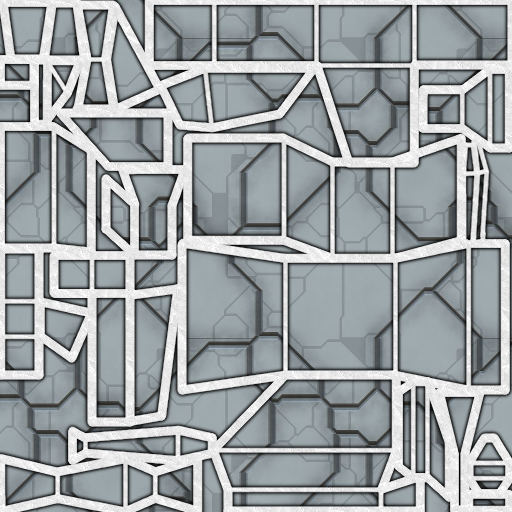
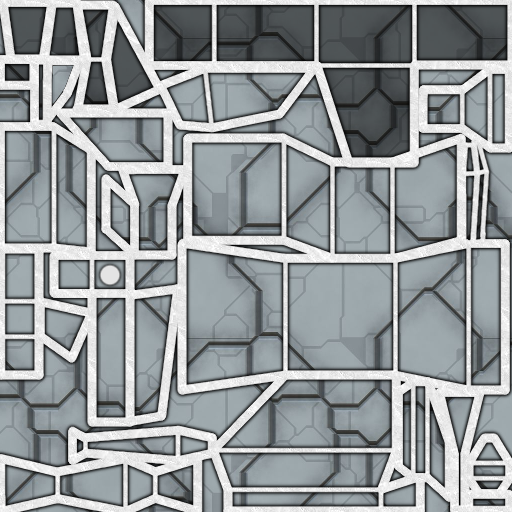
Before/after of a 512 x 512 layered artwork. What changed in the layer stack:
painted on "PERIMETRO" over bbox(52, 65, 74, 105)
painted on "PERIMETRO copia #2" over bbox(52, 65, 74, 105)
painted on "PERIMETRO copia #1" over bbox(52, 65, 74, 105)
painted on "PERIMETRO copia" over bbox(52, 65, 74, 105)
added layer "perno" above "perno copia #1" over bbox(99, 264, 121, 286)
added layer "perno copia #1" above "perno copia" over bbox(96, 261, 124, 288)
added layer "perno copia" above "scuro" over bbox(96, 261, 124, 288)
added layer "scuro" (50%) above "Livello incollato" over bbox(2, 5, 508, 158)
